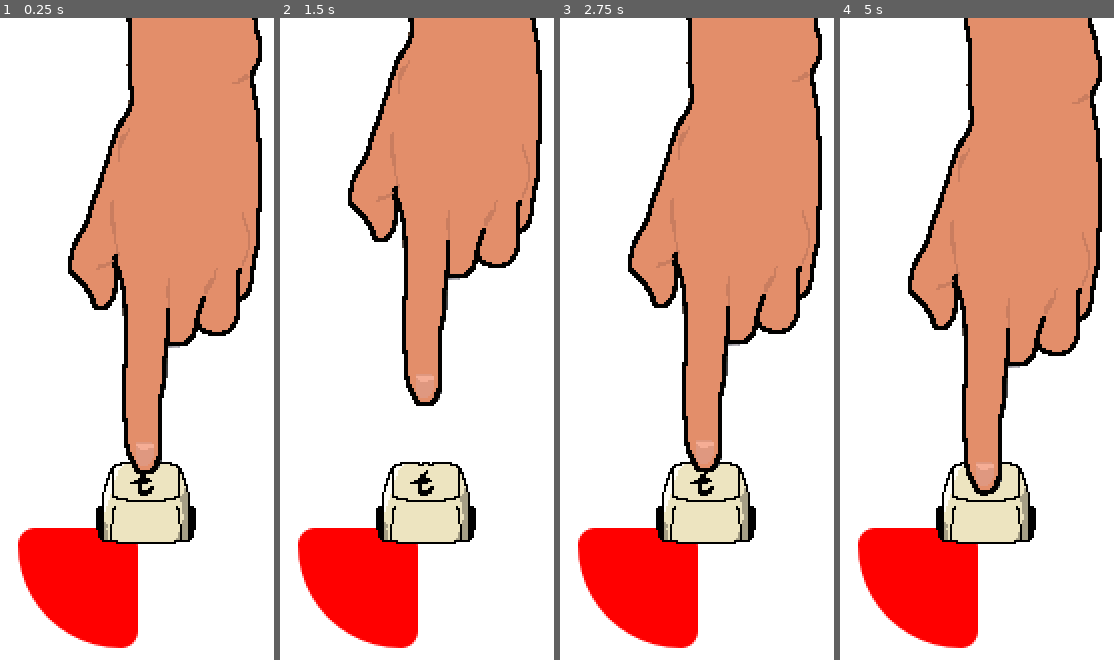
Above: before the commit, frames 1-4 (left to right).
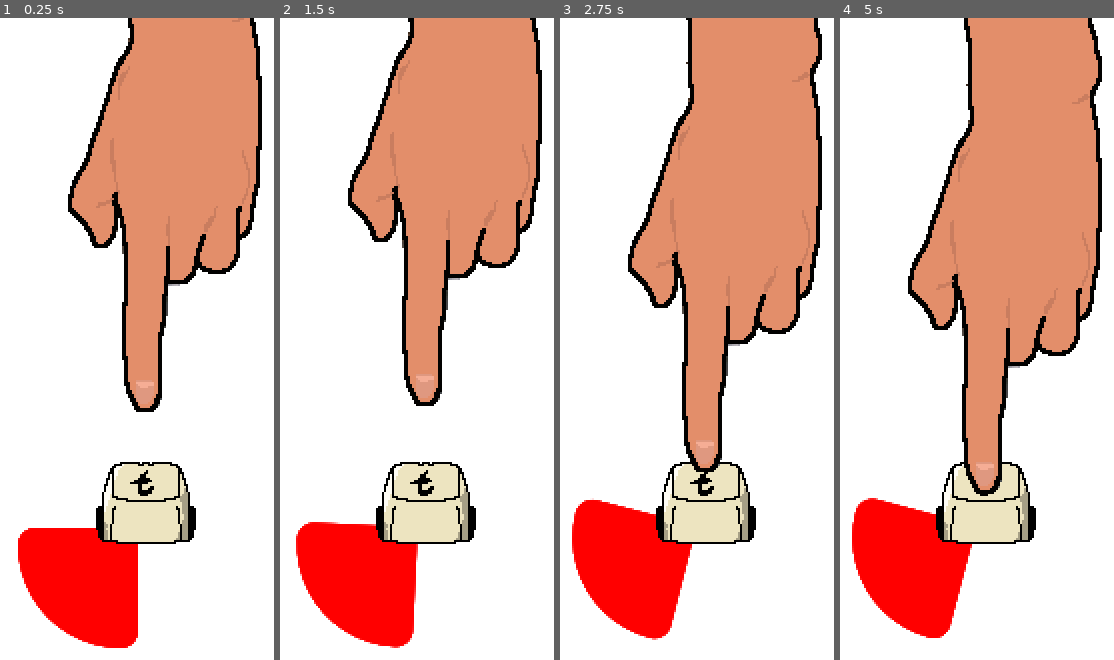
Above: after the commit, the same moments.

Repository: wpuerner/t
Game: Godot game, scene res://scenes/main.tscn
Same seed, same stepped clock (60 frames per second), same inputs: the game is played once before the commit and once after it. Sound files missing from this copy of the repository are replaced by a short silence.
Inputs:
- Up to frame 1 (0.25 s): no input
- Up to frame 2 (1.5 s): hold S (s) 0.53-1.28 s; tap T (t) at 0.8, 1.35 s
- Up to frame 3 (2.75 s): tap S (s) at 1.55 s; hold S (s) from 2.03 s (still down); tap T (t) at 2.3 s
- Up to frame 4 (5 s): release S (s) at 2.78 s; tap T (t) at 2.85, 3.8, 4.35 s; tap S (s) at 3.05, 4.55 s; hold S (s) 3.53-4.28 s

The runs differ from the first frame. In frame 1, 12% of the frame differs, in the area x 6-96%, y 0-99%; in frame 2, 0.6%; in frame 3, 2.7%; in frame 4, 2.7%.

Commit message:
adds key wiggle and measure counter twitch

Diff:
--- a/scenes/key/key.gd
+++ b/scenes/key/key.gd
@@ -10,3 +10,6 @@
 
 func play_key():
 	animation_player.play("good")
+
+func wiggle():
+	animation_player.play("wiggle")
--- a/scenes/key/key.tscn
+++ b/scenes/key/key.tscn
@@ -31,9 +31,36 @@
 "times": PackedFloat32Array(0, 0.0387496, 0.200529)
 }
 
+[sub_resource type="Animation" id="Animation_mj1vk"]
+resource_name = "wiggle"
+length = 0.25
+tracks/0/type = "bezier"
+tracks/0/imported = false
+tracks/0/enabled = true
+tracks/0/path = NodePath("Mask:position:x")
+tracks/0/interp = 1
+tracks/0/loop_wrap = true
+tracks/0/keys = {
+"handle_modes": PackedInt32Array(0, 0, 0, 0),
+"points": PackedFloat32Array(0, -0.25, 0, 0.05, 0, -3.5, -0.05, 0, 0.05, 0, 3.5, -0.05, 0, 0.05, 0, 0, -0.05, 0, 0.25, 0),
+"times": PackedFloat32Array(0, 0.075, 0.125, 0.2)
+}
+tracks/1/type = "bezier"
+tracks/1/imported = false
+tracks/1/enabled = false
+tracks/1/path = NodePath("Mask:position:y")
+tracks/1/interp = 1
+tracks/1/loop_wrap = true
+tracks/1/keys = {
+"handle_modes": PackedInt32Array(),
+"points": PackedFloat32Array(),
+"times": PackedFloat32Array()
+}
+
 [sub_resource type="AnimationLibrary" id="AnimationLibrary_avrqb"]
 _data = {
-"good": SubResource("Animation_pgaut")
+"good": SubResource("Animation_pgaut"),
+"wiggle": SubResource("Animation_mj1vk")
 }
 
 [node name="Key" type="Node2D"]
@@ -50,7 +77,7 @@
 texture = ExtResource("2_ckn5m")
 
 [node name="KeySprite" type="Sprite2D" parent="Mask"]
-position = Vector2(0, -30)
+position = Vector2(-0.12, -30)
 texture = ExtResource("2_rpujq")
 
 [node name="KeyScrim" type="Sprite2D" parent="Mask"]
--- a/scenes/main.gd
+++ b/scenes/main.gd
@@ -33,10 +33,13 @@
 var good_measure: bool = true
 
 func _ready():
+	conductor.register_callback(PackedFloat32Array([0, 1, 2, 3]), -0.2, func(_beat): measure_number.twitch())
 	conductor.register_callback(PackedFloat32Array([0, 1, 2, 3]), -0.05, _left_hand_tap_callable)
+	conductor.register_callback(PackedFloat32Array([0, 1, 2, 3]), -0.25, func(beat): if t_player_beats[level].has(beat): t_key.wiggle())
 	conductor.register_callback(PackedFloat32Array([0, 1, 2, 3]), 0, _t_key_callable)
 	conductor.register_callback(PackedFloat32Array([0, 1, 2, 3]), HIT_THRESHOLD_SECS, _check_t_beat)
 	conductor.register_callback(PackedFloat32Array([0.5, 1.5, 2.5, 3.5]), -0.05, _right_hand_tap_callable)
+	conductor.register_callback(PackedFloat32Array([0.5, 1.5, 2.5, 3.5]), -0.25, func(beat): if s_key_active and s_player_beats[level].has(beat): s_key.wiggle())
 	conductor.register_callback(PackedFloat32Array([0.5, 1.5, 2.5, 3.5]), 0, _s_key_callable)
 	conductor.register_callback(PackedFloat32Array([0.5, 1.5, 2.5, 3.5]), HIT_THRESHOLD_SECS, _check_s_beat)
 	conductor.register_callback(PackedFloat32Array([4]), -0.09, _check_measure)
--- a/scenes/measure_number/measure_number.gd
+++ b/scenes/measure_number/measure_number.gd
@@ -1,10 +1,22 @@
 extends Node2D
 
-@onready var panel_1 = $Panel1
-@onready var panel_2 = $Panel2
-@onready var panel_3 = $Panel3
+@onready var panel_container_0 = $PanelContainer0
+@onready var panel_container_1 = $PanelContainer1
+@onready var panel_container_2 = $PanelContainer2
+@onready var panel_container_3 = $PanelContainer3
+@onready var animation_player: AnimationPlayer = $AnimationPlayer
+
+const TWEEN_TIME: float = 0.1
+
+var tween: Tween
 
 func set_measure_number(value):
-	panel_1.visible = value > 0
-	panel_2.visible = value > 1
-	panel_3.visible = value > 2
+	if tween: tween.kill()
+	tween = create_tween()
+	tween.set_parallel(true)
+	tween.tween_property(panel_container_0, "rotation", value * deg_to_rad(-90), TWEEN_TIME)
+	tween.tween_property(panel_container_1, "rotation", (value-1) * deg_to_rad(-90) if value > 1 else 0, TWEEN_TIME)
+	tween.tween_property(panel_container_2, "rotation", (value-2) * deg_to_rad(-90) if value > 2 else 0, TWEEN_TIME)
+
+func twitch():
+	animation_player.play("twitch")
--- a/scenes/measure_number/measure_number.tscn
+++ b/scenes/measure_number/measure_number.tscn
@@ -11,43 +11,70 @@
 corner_radius_bottom_left = 10
 corner_detail = 12
 
+[sub_resource type="Animation" id="Animation_n68ov"]
+resource_name = "twitch"
+length = 0.3
+tracks/0/type = "bezier"
+tracks/0/imported = false
+tracks/0/enabled = true
+tracks/0/path = NodePath(".:rotation")
+tracks/0/interp = 1
+tracks/0/loop_wrap = true
+tracks/0/keys = {
+"handle_modes": PackedInt32Array(0, 0, 0),
+"points": PackedFloat32Array(0, -0.25, 0, 0.05, 0, 0.256563, -0.05, 0, 0.05, 0, 0, -0.05, 0, 0.25, 0),
+"times": PackedFloat32Array(0, 0.2, 0.25)
+}
+
+[sub_resource type="AnimationLibrary" id="AnimationLibrary_6aj31"]
+_data = {
+"twitch": SubResource("Animation_n68ov")
+}
+
 [node name="MeasureNumber" type="Node2D"]
 script = ExtResource("1_4ohqg")
 
-[node name="Panel1" type="Panel" parent="."]
-visible = false
-offset_left = 4.0
-offset_top = 4.0
-offset_right = 64.0
-offset_bottom = 64.0
-theme_override_styles/panel = SubResource("StyleBoxFlat_xoux1")
+[node name="PanelContainer3" type="Node2D" parent="."]
 
-[node name="Panel2" type="Panel" parent="."]
-visible = false
-anchors_preset = 2
-anchor_top = 1.0
-anchor_bottom = 1.0
-offset_left = 4.0
-offset_top = -4.0
-offset_right = 64.0
-offset_bottom = 56.0
-grow_vertical = 0
-rotation = -1.5708
-theme_override_styles/panel = SubResource("StyleBoxFlat_xoux1")
-
-[node name="Panel3" type="Panel" parent="."]
-visible = false
-offset_left = -4.0
-offset_top = -4.0
-offset_right = 56.0
-offset_bottom = 56.0
-rotation = 3.14159
-theme_override_styles/panel = SubResource("StyleBoxFlat_xoux1")
-
-[node name="Panel0" type="Panel" parent="."]
+[node name="Panel" type="Panel" parent="PanelContainer3"]
 offset_left = -4.0
 offset_top = 4.0
 offset_right = 56.0
 offset_bottom = 64.0
 rotation = 1.5708
 theme_override_styles/panel = SubResource("StyleBoxFlat_xoux1")
+
+[node name="PanelContainer2" type="Node2D" parent="."]
+
+[node name="Panel" type="Panel" parent="PanelContainer2"]
+offset_left = -4.0
+offset_top = 4.0
+offset_right = 56.0
+offset_bottom = 64.0
+rotation = 1.5708
+theme_override_styles/panel = SubResource("StyleBoxFlat_xoux1")
+
+[node name="PanelContainer1" type="Node2D" parent="."]
+
+[node name="Panel" type="Panel" parent="PanelContainer1"]
+offset_left = -4.0
+offset_top = 4.0
+offset_right = 56.0
+offset_bottom = 64.0
+rotation = 1.5708
+theme_override_styles/panel = SubResource("StyleBoxFlat_xoux1")
+
+[node name="PanelContainer0" type="Node2D" parent="."]
+
+[node name="Panel" type="Panel" parent="PanelContainer0"]
+offset_left = -4.0
+offset_top = 4.0
+offset_right = 56.0
+offset_bottom = 64.0
+rotation = 1.5708
+theme_override_styles/panel = SubResource("StyleBoxFlat_xoux1")
+
+[node name="AnimationPlayer" type="AnimationPlayer" parent="."]
+libraries = {
+"": SubResource("AnimationLibrary_6aj31")
+}
Not shown: 1 places in scenes/key/key.tscn that only renumber resources
Not shown: 1 places in scenes/measure_number/measure_number.tscn that only renumber resources
